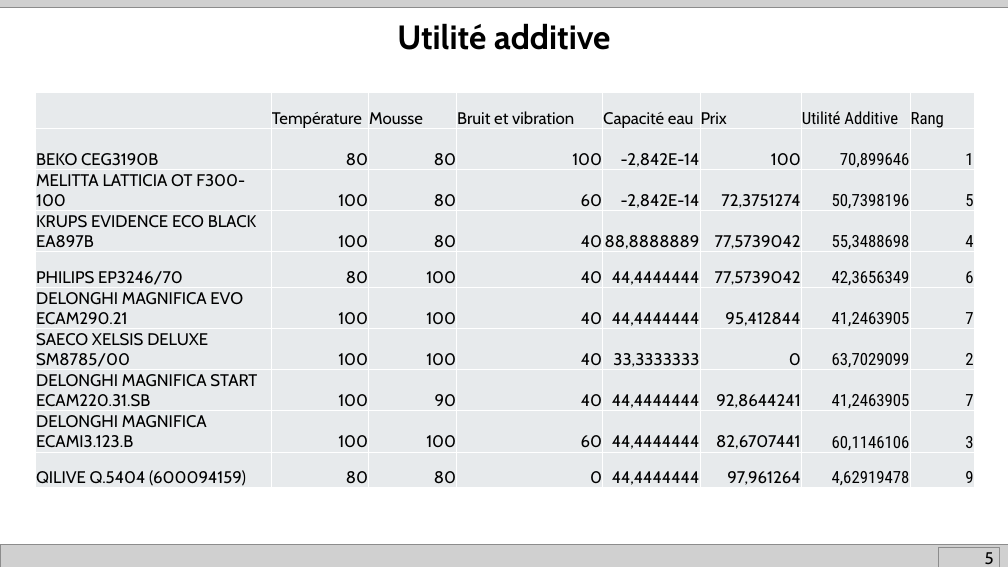
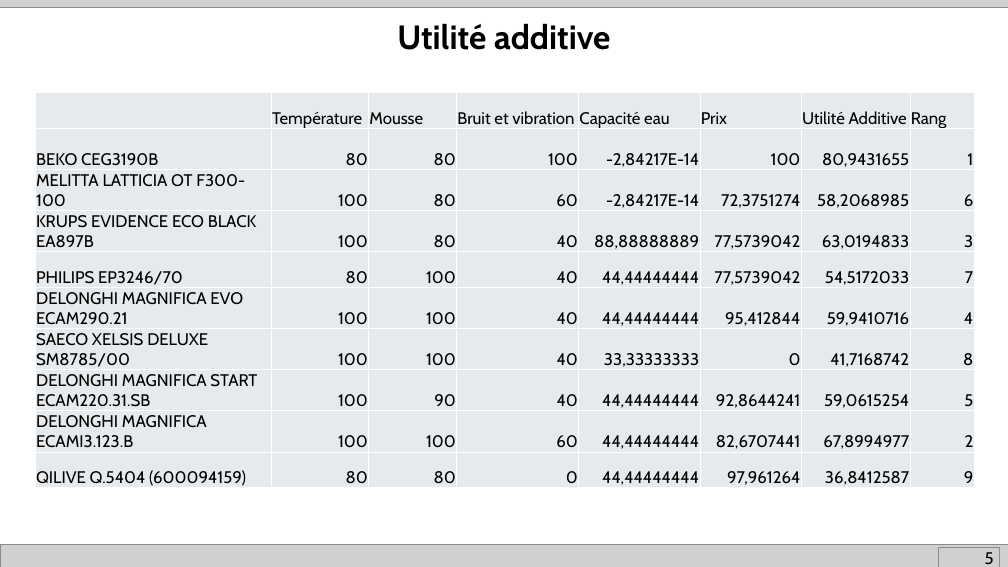
Before and after one commit to NoFOUC/projetaidmulticrit, a slide deck: slide 6 of Présentation.pptx. Drawn at 1008x567 pixels with LibreOffice and Linux fonts; fonts in the diff are those of the drawing; grey boxes stand for pictures. Boxes give left, top, right and bottom in pixels: in the first picture for what was removed or moved away, otherwise in the second. Text is boxed around its words. In the diff, an @@ line names an element or a change of style, - is before the commit and + after.

Commit message:
correction excel erreur utilité additive et powerpoint

```diff
--- a/Présentation.pptx
+++ b/Présentation.pptx
@@ table at (x1=36, y1=93, x2=974, y2=490) @@
-row 2, column 5: -2,842E-14
+row 2, column 5: -2,84217E-14
-row 2, column 7: 70,899646
+row 2, column 7: 80,9431655
-row 3: MELITTA LATTICIA OT F300-100 | 100 | 80 | 60 | -2,842E-14 | 72,3751274 | 50,7398196 | 5
+row 3: MELITTA LATTICIA OT F300-100 | 100 | 80 | 60 | -2,84217E-14 | 72,3751274 | 58,2068985 | 6
-row 4: KRUPS EVIDENCE ECO BLACK EA897B | 100 | 80 | 40 | 88,8888889 | 77,5739042 | 55,3488698 | 4
+row 4: KRUPS EVIDENCE ECO BLACK EA897B | 100 | 80 | 40 | 88,88888889 | 77,5739042 | 63,0194833 | 3
-row 5: PHILIPS EP3246/70 | 80 | 100 | 40 | 44,4444444 | 77,5739042 | 42,3656349 | 6
+row 5: PHILIPS EP3246/70 | 80 | 100 | 40 | 44,44444444 | 77,5739042 | 54,5172033 | 7
-row 6: DELONGHI MAGNIFICA EVO ECAM290.21 | 100 | 100 | 40 | 44,4444444 | 95,412844 | 41,2463905 | 7
+row 6: DELONGHI MAGNIFICA EVO ECAM290.21 | 100 | 100 | 40 | 44,44444444 | 95,412844 | 59,9410716 | 4
-row 7: SAECO XELSIS DELUXE SM8785/00 | 100 | 100 | 40 | 33,3333333 | 0 | 63,7029099 | 2
+row 7: SAECO XELSIS DELUXE SM8785/00 | 100 | 100 | 40 | 33,33333333 | 0 | 41,7168742 | 8
-row 8: DELONGHI MAGNIFICA START ECAM220.31.SB | 100 | 90 | 40 | 44,4444444 | 92,8644241 | 41,2463905 | 7
+row 8: DELONGHI MAGNIFICA START ECAM220.31.SB | 100 | 90 | 40 | 44,44444444 | 92,8644241 | 59,0615254 | 5
-row 9: DELONGHI MAGNIFICA ECAMI3.123.B | 100 | 100 | 60 | 44,4444444 | 82,6707441 | 60,1146106 | 3
+row 9: DELONGHI MAGNIFICA ECAMI3.123.B | 100 | 100 | 60 | 44,44444444 | 82,6707441 | 67,8994977 | 2
-row 10, column 5: 44,4444444
+row 10, column 5: 44,44444444
-row 10, column 7: 4,62919478
+row 10, column 7: 36,8412587
@@ font Roboto Condensed to Cabin in "Utilité Additive", "Rang", "1", "9" @@
```
Also in this commit, not shown: 3 other slides changed, 1 other file.
